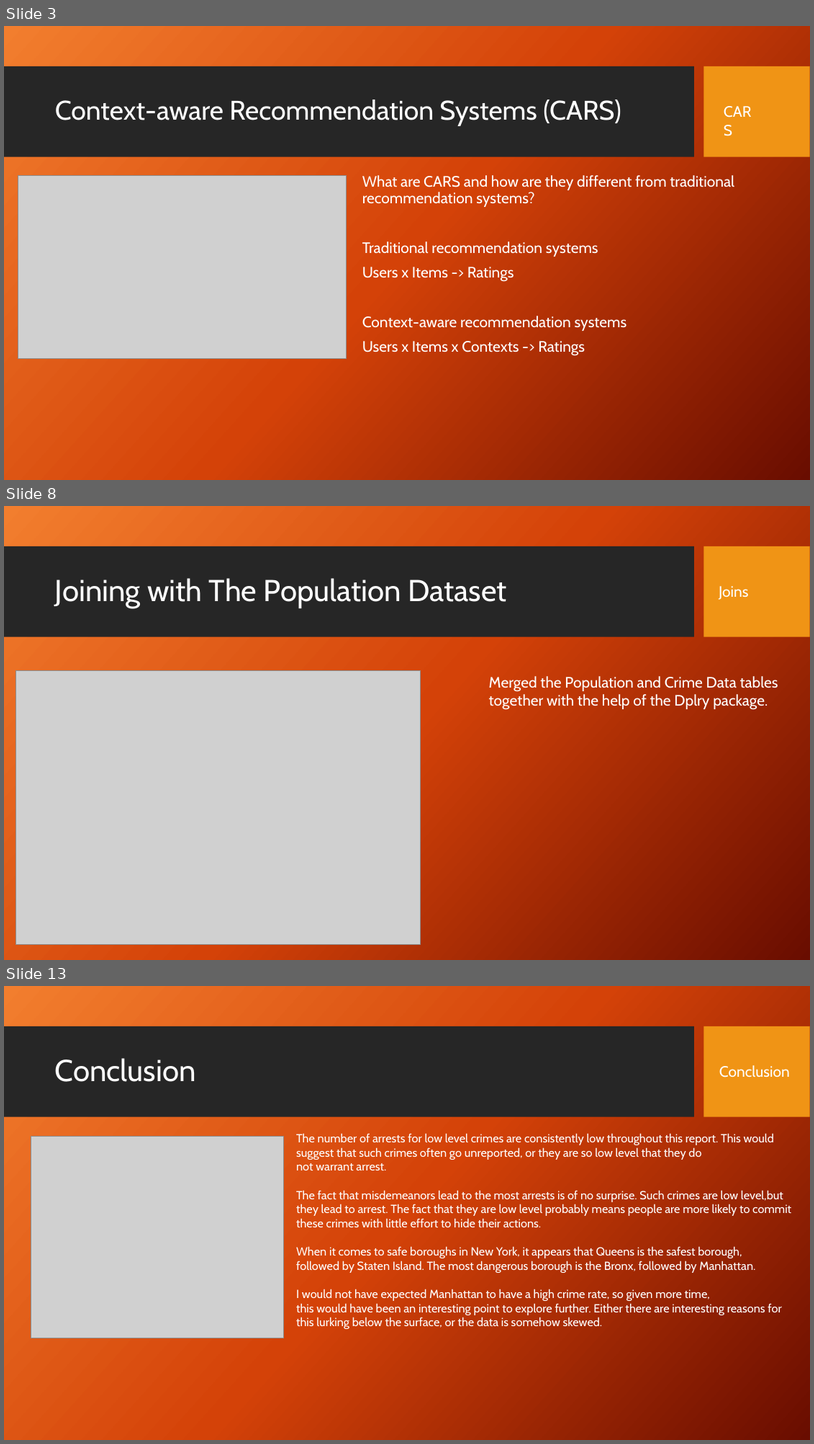
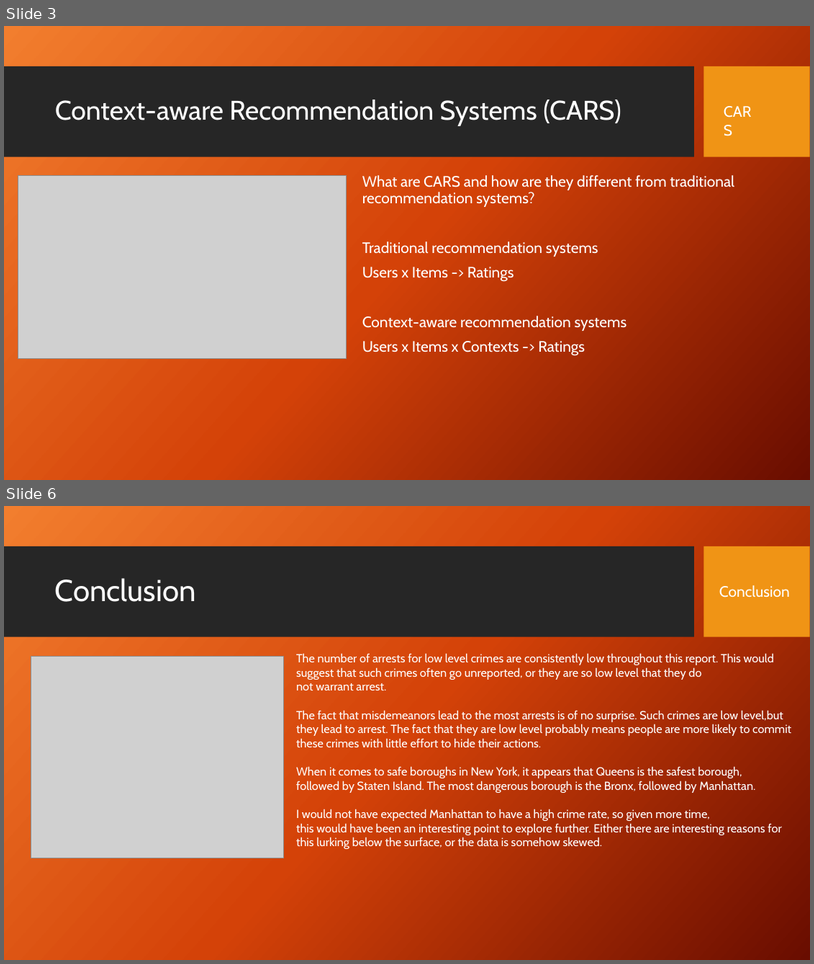
Before and after one commit to stephen-haslett/data612, a slide deck: SHaslettRecommenderSystemsInContext.pptx. Shown one above the other, each under a label of ours: slides 3, 8 and 13 before the commit, slides 3 and 6 after it; the slides between them are not shown. The pictures are 814x1444 and 814x964 pixels, drawn with LibreOffice and Linux fonts; fonts in the diff are those of the drawing; grey boxes stand for pictures; background and template pictures are left out. Boxes give left, top, right and bottom in pixels: in the first picture for what was removed or moved away, otherwise in the second. Text is boxed around its words. In the diff, an @@ line names an element or a change of style, - is before the commit and + after.

```diff
--- a/SHaslettRecommenderSystemsInContext.pptx
+++ b/SHaslettRecommenderSystemsInContext.pptx
@@ slide 8 removed at bbox=[4, 506, 810, 960], background picture (left out); not listed: 2 template elements that a slide beside it also shows @@
@@ title removed at bbox=[55, 578, 507, 608] @@
-Joining with The Population Dataset
@@ text removed at bbox=[719, 586, 748, 600] @@
-Joins
@@ picture removed at bbox=[16, 671, 420, 944] @@
@@ text removed at bbox=[489, 676, 779, 710] @@
-Merged the Population and Crime Data tables
-together with the help of the Dplry package.
@@ what was slide 13 is now slide 6 @@
```
Also in this commit, not shown: 1 slide changed, 1 slide added, 7 other slides removed.
